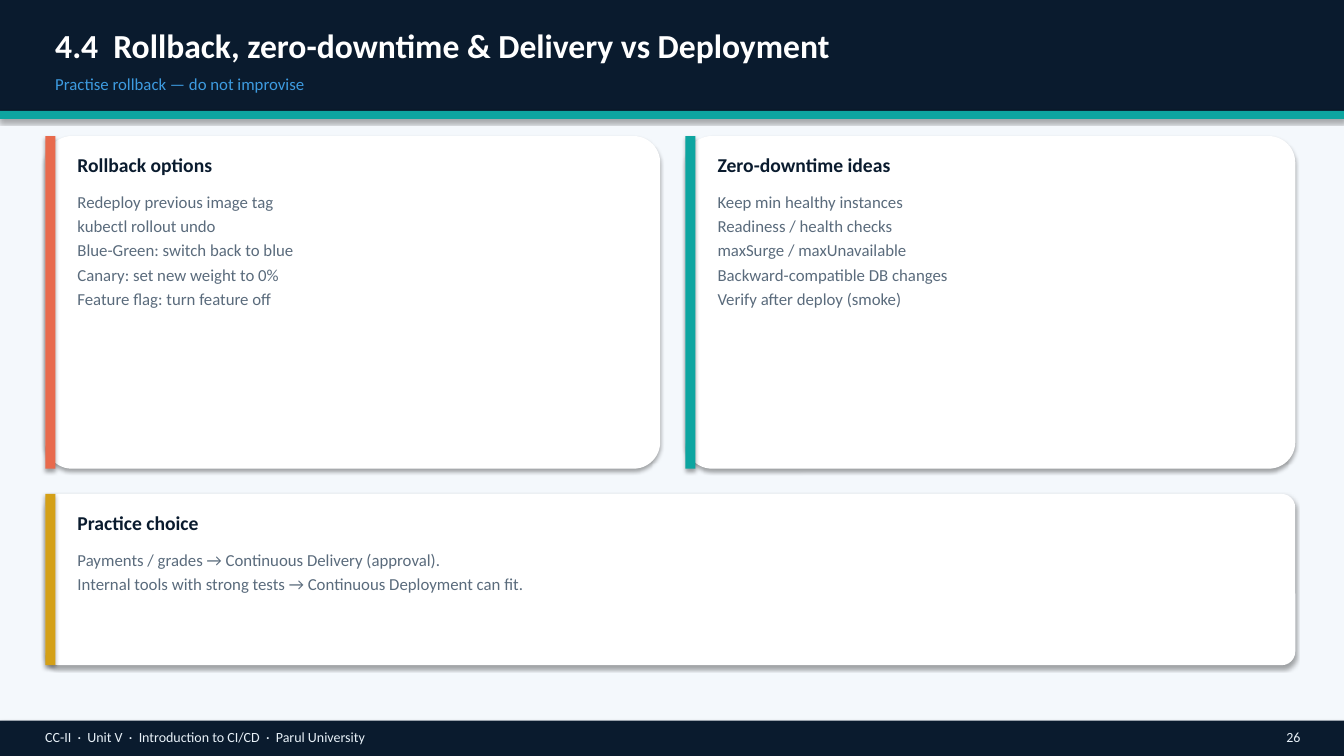
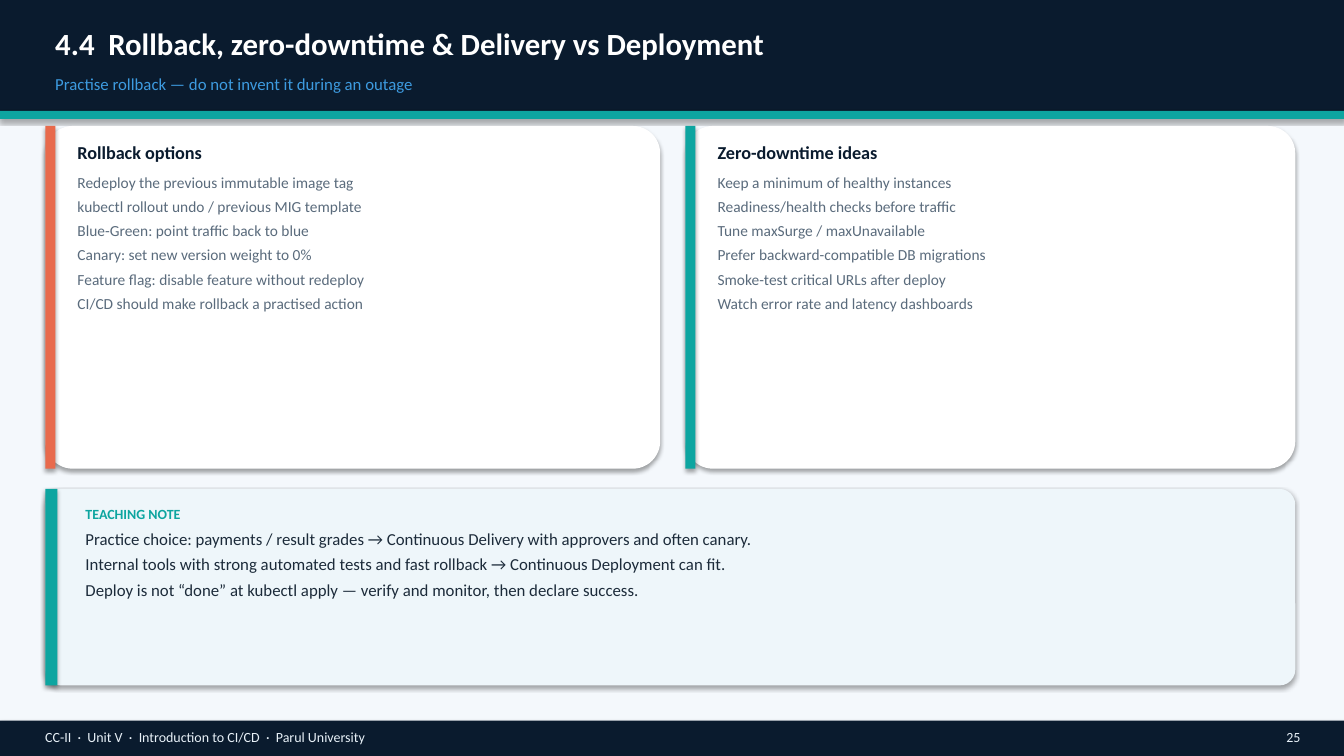
Before and after one commit to professorbhakta/cloud-II, a slide deck: slide 25 of ppt/CC-II-Unit-V-Introduction-to-CI-CD.pptx (slide 26 before the commit). Drawn at 1344x756 pixels with LibreOffice and Linux fonts; fonts in the diff are those of the drawing. Boxes give left, top, right and bottom in pixels: in the first picture for what was removed or moved away, otherwise in the second. Text is boxed around its words. In the diff, an @@ line names an element or a change of style, - is before the commit and + after.

```diff
--- a/ppt/CC-II-Unit-V-Introduction-to-CI-CD.pptx
+++ b/ppt/CC-II-Unit-V-Introduction-to-CI-CD.pptx
@@ text "4.4 Rollback, zero-downtime & Delivery ..." at bbox=[55, 33, 764, 60]: size 24 to 22 pt; more space between paragraphs @@
@@ text at bbox=[55, 78, 412, 93]: text changed @@
-Practise rollback — do not improvise
+Practise rollback — do not invent it during an outage
@@ rounded rectangle: place and size @@
-rounded rectangle at bbox=[45, 136, 660, 469]
+rounded rectangle at bbox=[45, 126, 660, 469]
@@ rectangle: place and size @@
-rectangle at bbox=[45, 136, 55, 469]
+rectangle at bbox=[45, 126, 55, 469]
@@ text "Rollback options": place and size @@
-text "Rollback options" at bbox=[77, 158, 212, 175]
+text "Rollback options" at bbox=[77, 146, 202, 162]
@@ text "Rollback options" at bbox=[77, 146, 202, 162]: size 14 to 13 pt; more space between paragraphs @@
@@ rounded rectangle: place and size @@
-rounded rectangle at bbox=[686, 136, 1296, 469]
+rounded rectangle at bbox=[686, 126, 1296, 469]
@@ rectangle: place and size @@
-rectangle at bbox=[686, 136, 696, 469]
+rectangle at bbox=[686, 126, 696, 469]
@@ text "Zero-downtime ideas" at bbox=[718, 146, 878, 159]: size 14 to 13 pt; more space between paragraphs @@
@@ text "Zero-downtime ideas": place and size @@
-text "Zero-downtime ideas" at bbox=[718, 158, 891, 172]
+text "Zero-downtime ideas" at bbox=[718, 146, 878, 159]
@@ text at bbox=[77, 177, 364, 312]: text changed; size 12 to 11 pt @@
-Redeploy previous image tag
-kubectl rollout undo
-Blue-Green: switch back to blue
-Canary: set new weight to 0%
-Feature flag: turn feature off
+Redeploy the previous immutable image tag
+kubectl rollout undo / previous MIG template
+Blue-Green: point traffic back to blue
+Canary: set new version weight to 0%
+Feature flag: disable feature without redeploy
+CI/CD should make rollback a practised action
@@ text at bbox=[718, 177, 985, 312]: text changed; size 12 to 11 pt @@
-Keep min healthy instances
-Readiness / health checks
-maxSurge / maxUnavailable
-Backward-compatible DB changes
-Verify after deploy (smoke)
+Keep a minimum of healthy instances
+Readiness/health checks before traffic
+Tune maxSurge / maxUnavailable
+Prefer backward-compatible DB migrations
+Smoke-test critical URLs after deploy
+Watch error rate and latency dashboards
@@ rounded rectangle: place and size @@
-rounded rectangle at bbox=[45, 494, 1296, 665]
+rounded rectangle at bbox=[45, 489, 1296, 686]
@@ rounded rectangle at bbox=[45, 489, 1296, 686]: fill #FFFFFF to #EEF6FA @@
@@ rectangle: place and size @@
-rectangle at bbox=[45, 494, 55, 665]
+rectangle at bbox=[45, 489, 57, 686]
@@ rectangle at bbox=[45, 489, 57, 686]: fill #D4A017 to #0DA5A0 @@
@@ text removed at bbox=[77, 516, 198, 530] @@
-Practice choice
@@ text at bbox=[85, 510, 751, 599]: text changed; text colour #5A6B7C to #1C2B3A @@
-Payments / grades → Continuous Delivery (approval).
-Internal tools with strong tests → Continuous Deployment can fit.
+TEACHING NOTE
+Practice choice: payments / result grades → Continuous Delivery with approvers and often canary.
+Internal tools with strong automated tests and fast rollback → Continuous Deployment can fit.
+Deploy is not “done” at kubectl apply — verify and monitor, then declare success.
```
Also in this commit, not shown: 34 other slides changed, 2 slides added, 2 slides removed, 1 other file.
